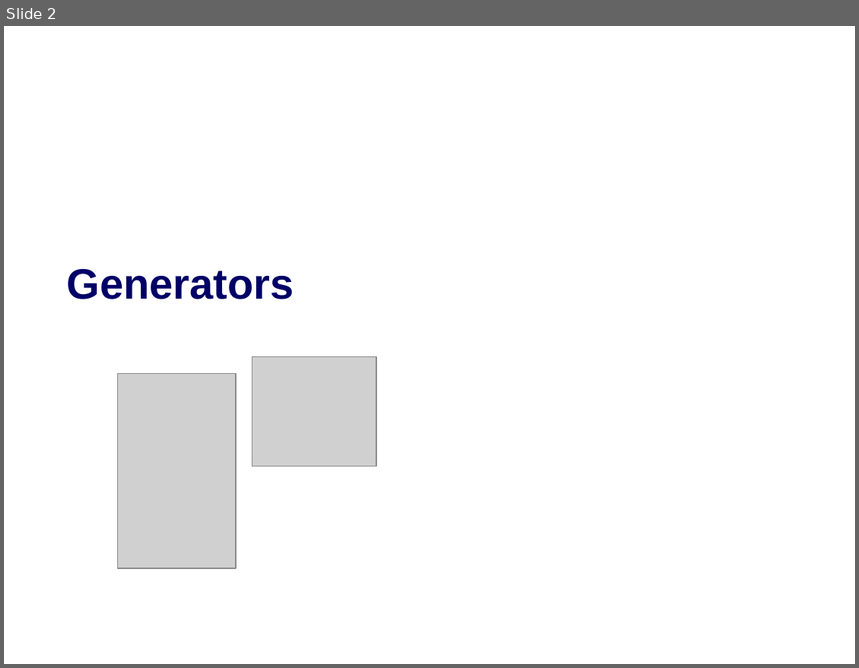
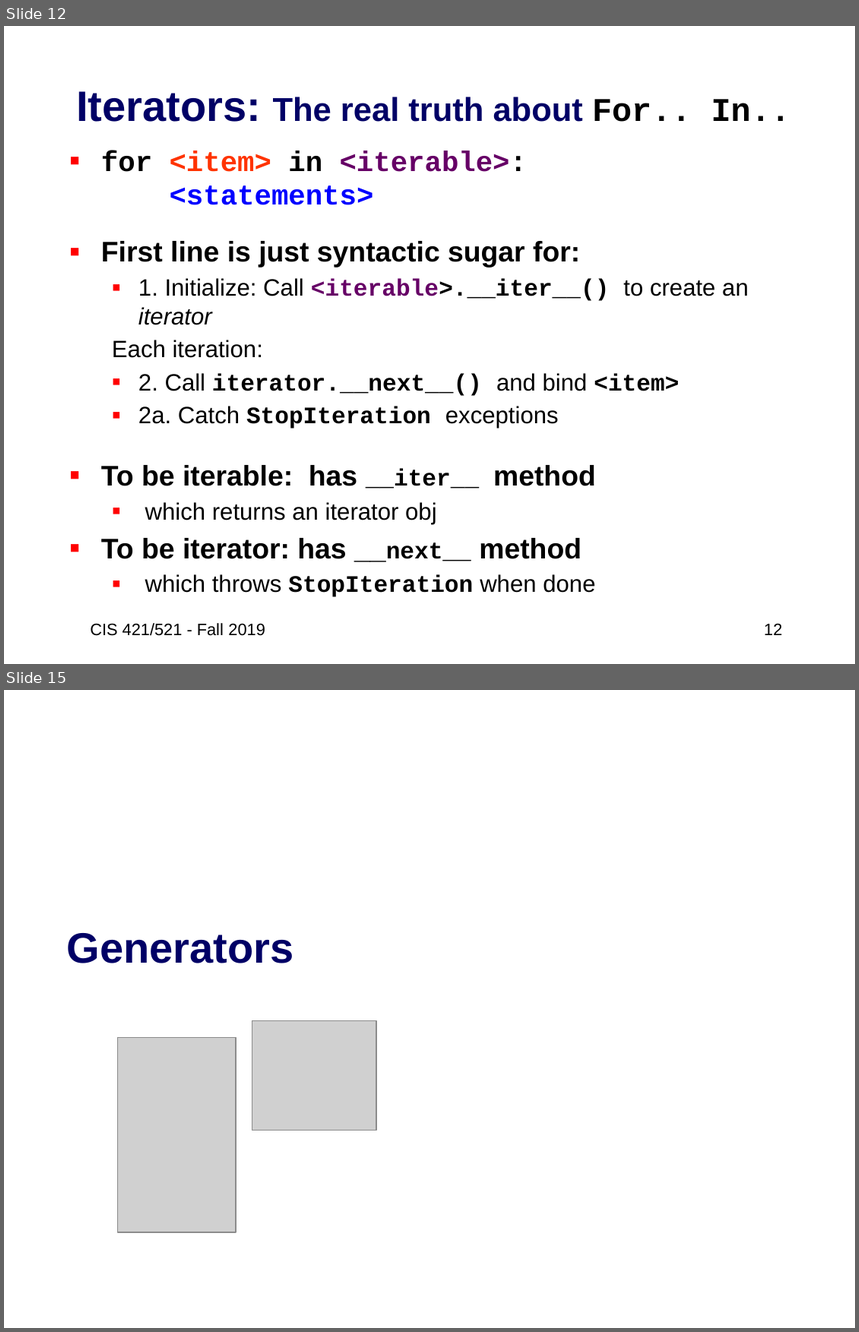
Before and after one commit to artificial-intelligence-class/artificial-intelligence-class.github.io, a slide deck: assets/slides/02-Python3-review2.pptx. Shown one above the other, each under a label of ours: slide 2 before the commit, slides 12 and 15 after it; the slides between them are not shown. The pictures are 859x668 and 859x1332 pixels, drawn with LibreOffice and Linux fonts; fonts in the diff are those of the drawing; grey boxes stand for pictures. Boxes give left, top, right and bottom in pixels: in the first picture for what was removed or moved away, otherwise in the second. Text is boxed around its words. In the diff, an @@ line names an element or a change of style, - is before the commit and + after.

```diff
--- a/assets/slides/02-Python3-review2.pptx
+++ b/assets/slides/02-Python3-review2.pptx
@@ slide 12 added at (x1=4, y1=26, x2=855, y2=664), background #FFFFFF @@
@@ title added at (x1=76, y1=91, x2=791, y2=122), 28 pt, text #000066, bold @@
+Iterators: The real truth about For.. In..
@@ text added at (x1=101, y1=151, x2=749, y2=598), 20 pt, text #000000, bold @@
+▪ for <item> in <iterable>:
+  <statements>
+▪ First line is just syntactic sugar for:
+  ▪ 1. Initialize: Call <iterable>.__iter__() to create an iterator
+  Each iteration:
+  ▪ 2. Call iterator.__next__() and bind <item>
+  ▪ 2a. Catch StopIteration exceptions
+▪ To be iterable: has __iter__ method
+  ▪ which returns an iterator obj
+▪ To be iterator: has __next__ method
+  ▪ which throws StopIteration when done
@@ text added at (x1=90, y1=623, x2=265, y2=636), 14 pt, text #000000 @@
+CIS 421/521 - Fall 2019
@@ page number added at (x1=764, y1=623, x2=782, y2=636), 14 pt, text #000000 @@
+12
@@ what was slide 2 is now slide 15 @@
```
Also in this commit, not shown: 8 slides changed, 13 other slides added, 1 other file.
